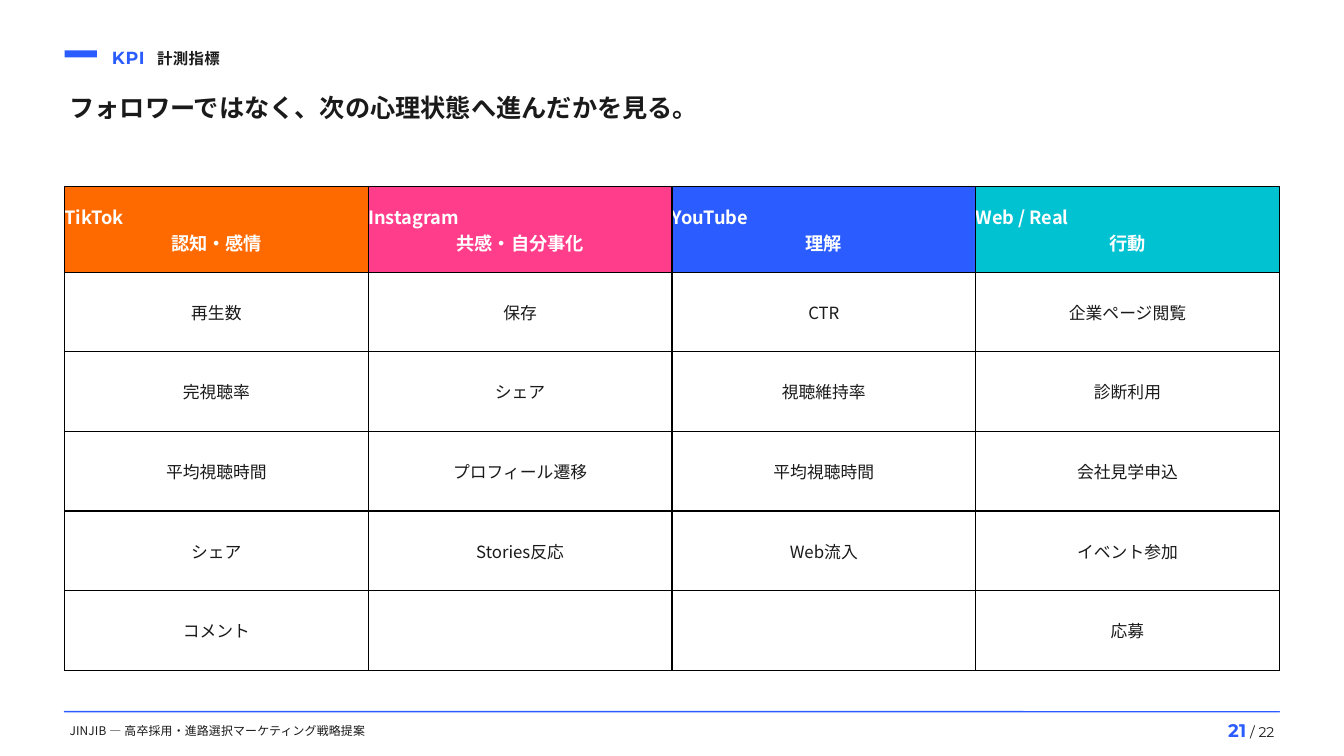
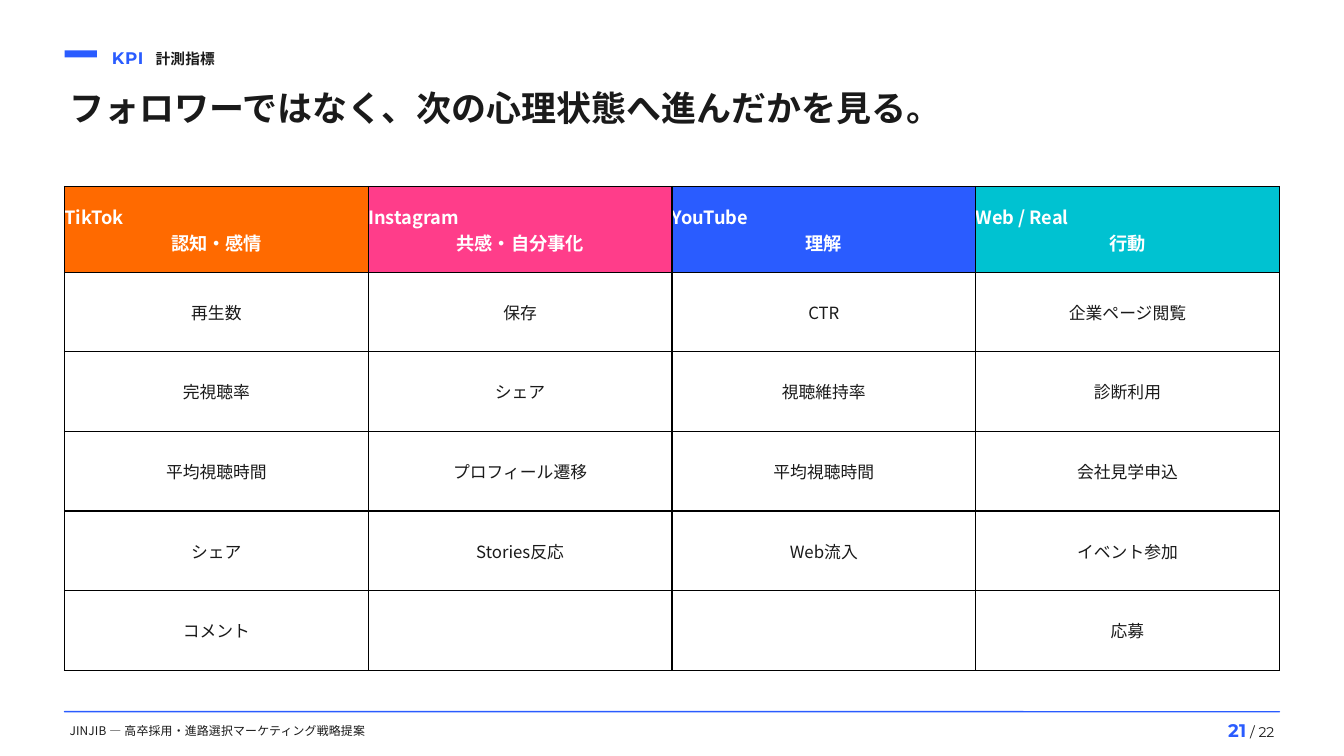
Before and after one commit to masasukexx-tech/en-marketing-lp, a slide deck: slide 21 of jinjib-proposal/output/jinjib_marketing_proposal.pptx. Drawn at 1344x756 pixels with LibreOffice and Linux fonts; fonts in the diff are those of the drawing. Boxes give left, top, right and bottom in pixels: in the first picture for what was removed or moved away, otherwise in the second. Text is boxed around its words. In the diff, an @@ line names an element or a change of style, - is before the commit and + after.

```diff
--- a/jinjib-proposal/output/jinjib_marketing_proposal.pptx
+++ b/jinjib-proposal/output/jinjib_marketing_proposal.pptx
@@ text "KPI 計測指標" at box(112, 49, 215, 68): size 12.5 to 12 pt in "KPI"; size 11 to 10.5 pt in "計測指標" @@
@@ text "フォロワーではなく、次の心理状態へ進んだかを見る。" at box(70, 91, 942, 124): size 18 to 25 pt @@
```
Also in this commit, not shown: 21 other slides changed, 29 other files.
